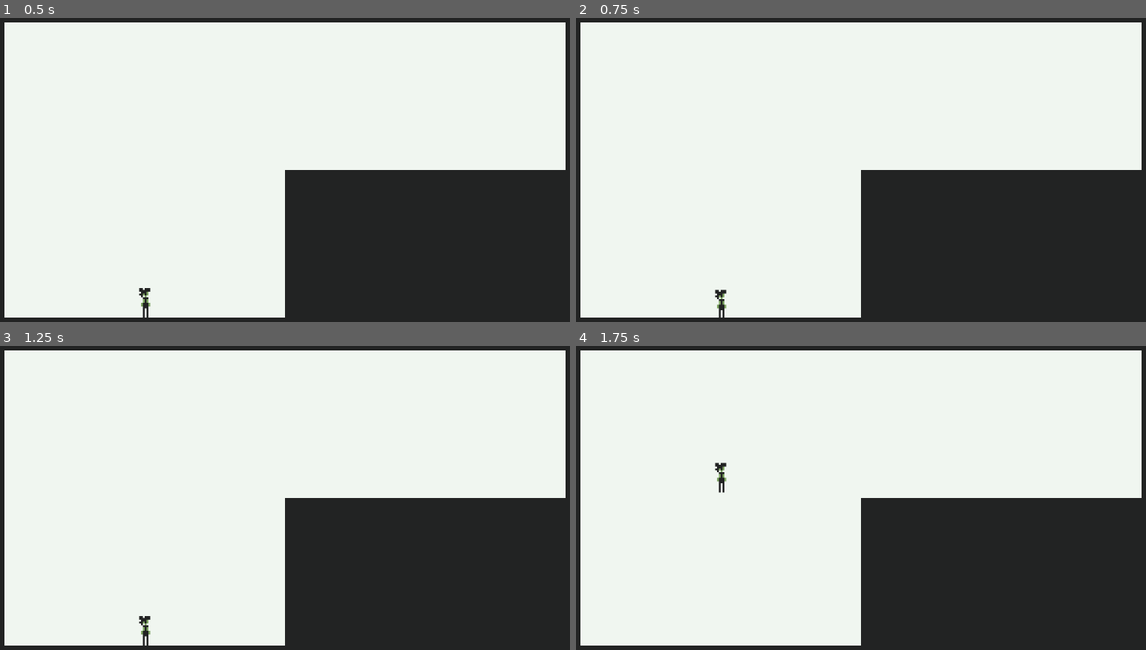
Above: before the commit, frames 1-4 (two rows, left to right).
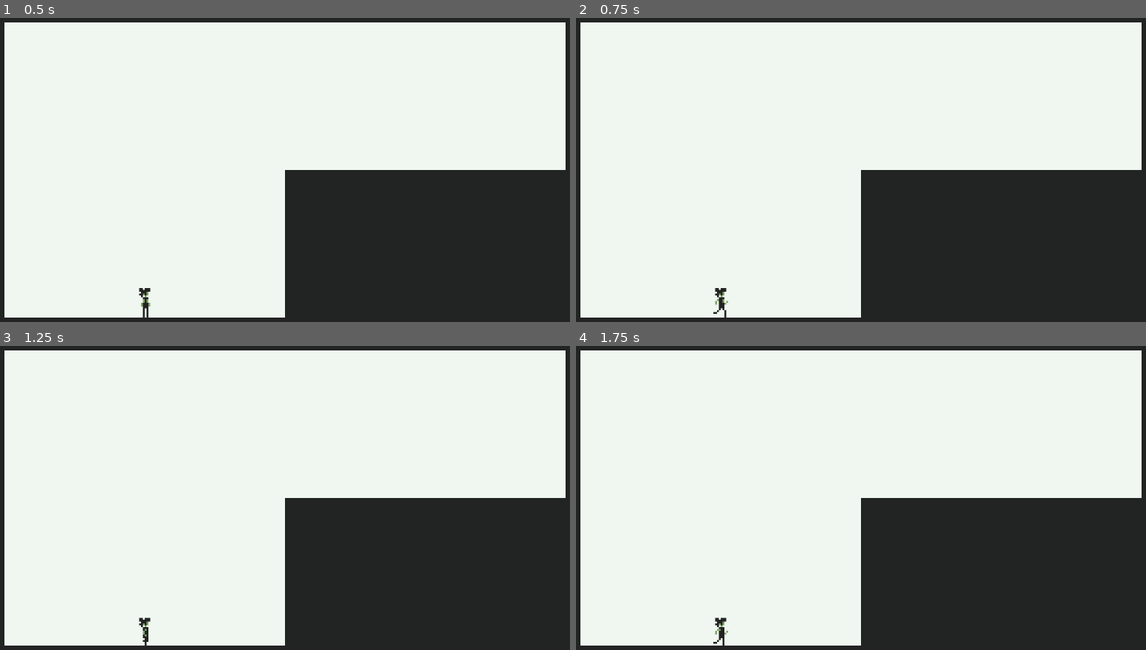
Above: after the commit, the same moments.

Repository: ayoreis/rushbound
Game: Godot game, scene res://scenes/tracks/exit_music_for_a_film.tscn
Two runs of this game, one before a commit and one after it. Both use one fixed random seed, a clock stepped at 60 frames per second and the inputs below. This scene is started directly instead of the project's main scene.
Inputs (mouse positions are in pixels of both pictures, inside the frame that each line leads up to):
- Up to frame 1 (0.5 s): no input
- Up to frame 2 (0.75 s): tap Enter at 0.5 s; move the mouse to (895, 173) at 0.52 s; hold D (next_fast_forward) from 0.53 s (still down); tap A (previous_rewind) at 0.6 s
- Up to frame 3 (1.25 s): keep holding D (next_fast_forward)
- Up to frame 4 (1.75 s): keep holding D (next_fast_forward); tap Space (select) at 1.25 s; move the mouse to (832, 504) at 1.27 s; tap Mouse wheel down (scroll_wheel) at 1.35 s

Frame 1 is identical in both runs. In frame 2, 0.1% of the frame differs, in the area x 24-27%, y 88-99%; in frame 3, less than 0.1%; in frame 4, 0.2%, in the area x 24-27%, y 38-99%.

Commit message:
Add animations to state machine

Diff:
--- a/project.godot
+++ b/project.godot
@@ -114,6 +114,26 @@
 "events": [Object(InputEventKey,"resource_local_to_scene":false,"resource_name":"","device":-1,"window_id":0,"alt_press …(195 unchanged characters)…
 ]
 }
+move_up={
+"deadzone": 0.2,
+"events": [Object(InputEventKey,"resource_local_to_scene":false,"resource_name":"","device":-1,"window_id":0,"alt_pressed":false,"shift_pressed":false,"ctrl_pressed":false,"meta_pressed":false,"pressed":false,"keycode":0,"physical_keycode":87,"key_label":0,"unicode":44,"location":0,"echo":false,"script":null)
+]
+}
+move_left={
+"deadzone": 0.2,
+"events": [Object(InputEventKey,"resource_local_to_scene":false,"resource_name":"","device":-1,"window_id":0,"alt_pressed":false,"shift_pressed":false,"ctrl_pressed":false,"meta_pressed":false,"pressed":false,"keycode":0,"physical_keycode":65,"key_label":0,"unicode":97,"location":0,"echo":false,"script":null)
+]
+}
+move_down={
+"deadzone": 0.2,
+"events": [Object(InputEventKey,"resource_local_to_scene":false,"resource_name":"","device":-1,"window_id":0,"alt_pressed":false,"shift_pressed":false,"ctrl_pressed":false,"meta_pressed":false,"pressed":false,"keycode":0,"physical_keycode":83,"key_label":0,"unicode":111,"location":0,"echo":false,"script":null)
+]
+}
+move_right={
+"deadzone": 0.2,
+"events": [Object(InputEventKey,"resource_local_to_scene":false,"resource_name":"","device":-1,"window_id":0,"alt_pressed":false,"shift_pressed":false,"ctrl_pressed":false,"meta_pressed":false,"pressed":false,"keycode":0,"physical_keycode":68,"key_label":0,"unicode":101,"location":0,"echo":false,"script":null)
+]
+}
 
 [rendering]
 
--- a/scripts/bea.gd
+++ b/scripts/bea.gd
@@ -1,25 +1,69 @@
+class_name Bea
 extends CharacterBody2D
 
+@onready var animated_sprite_2d: AnimatedSprite2D = $AnimatedSprite2D
 
-const SPEED = 300.0
-const JUMP_VELOCITY = -400.0
+var state: State = Idle.new()
+
+
+func _ready() -> void:
+	state.bea = self
 
 
 func _physics_process(delta: float) -> void:
-	# Add the gravity.
-	if not is_on_floor():
-		velocity += get_gravity() * delta
+	var new_state := state.handle_input()
 
-	# Handle jump.
-	if Input.is_action_just_pressed("ui_accept") and is_on_floor():
-		velocity.y = JUMP_VELOCITY
+	if new_state != null:
+		var old_state := state
+		old_state.exit()
+		new_state.bea = self
+		new_state.enter()
+		state = new_state
 
-	# Get the input direction and handle the movement/deceleration.
-	# As good practice, you should replace UI actions with custom gameplay actions.
-	var direction := Input.get_axis("ui_left", "ui_right")
-	if direction:
-		velocity.x = direction * SPEED
-	else:
-		velocity.x = move_toward(velocity.x, 0, SPEED)
+	state.update(delta)
+	move_and_slide()
 
-	move_and_slide()
+
+@abstract class State:
+	var bea: Bea
+
+	var direction: Vector2:
+		get():
+			return Input.get_vector("move_left", "move_right", "move_up", "move_down").normalized()
+
+	func enter() -> void:
+		pass
+
+	func exit() -> void:
+		pass
+
+	func handle_input() -> State:
+		return null
+
+	func update(_delta: float) -> void:
+		pass
+
+
+class Idle extends State:
+	func enter() -> void:
+		bea.animated_sprite_2d.animation = &"idle"
+
+	func handle_input() -> State:
+		if direction.x != 0:
+			return Running.new()
+
+		return null
+
+
+class Running extends State:
+	func enter() -> void:
+		bea.animated_sprite_2d.animation = &"running"
+
+	func handle_input() -> State:
+		if direction.x == 0:
+			return Idle.new()
+
+		return null
+
+	func update(_delta: float) -> void:
+		bea.animated_sprite_2d.flip_h = direction.x < 0
